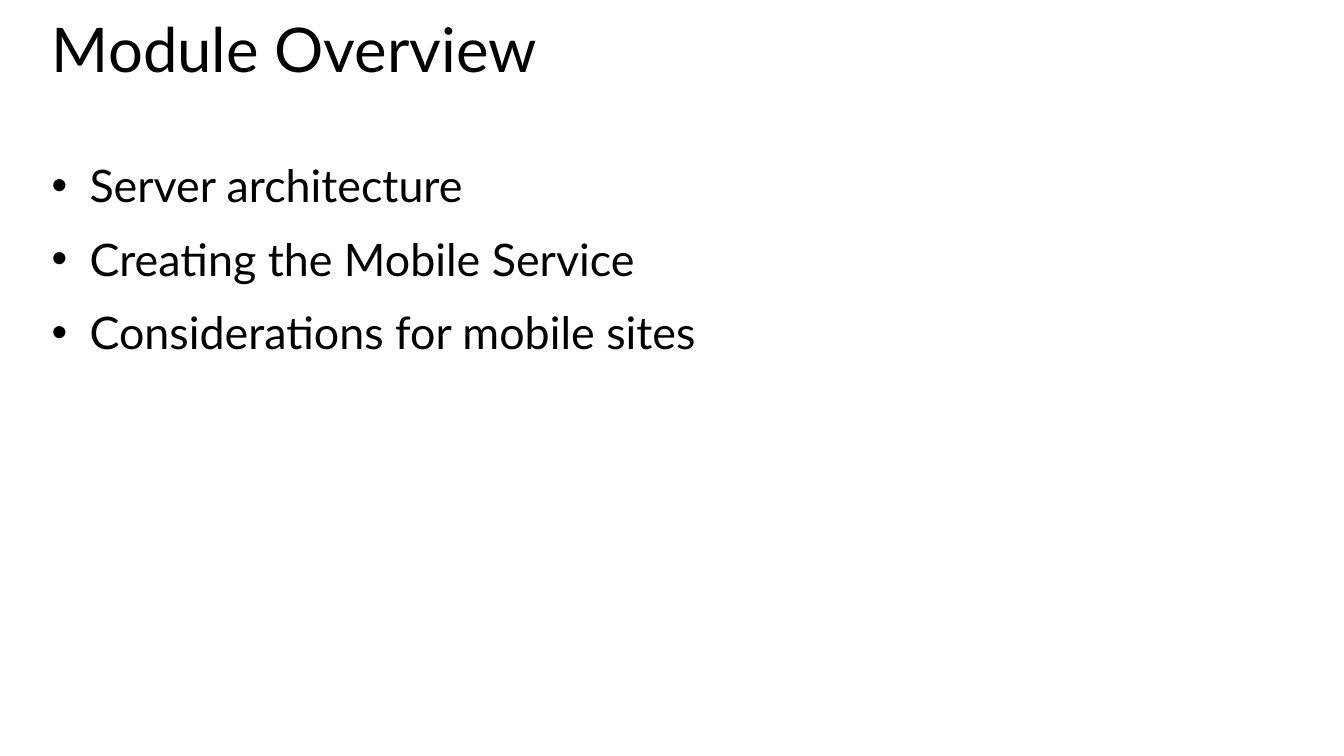
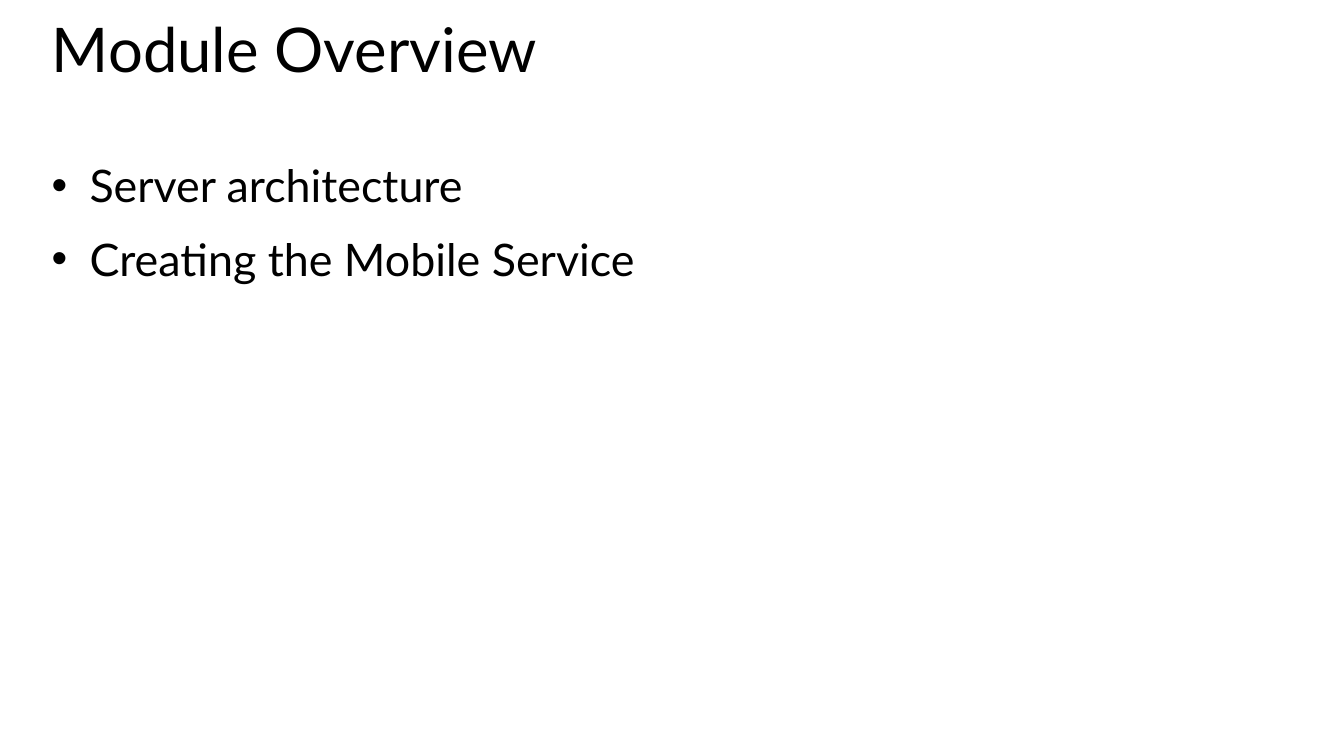
Before and after one commit to CharaD7/FrayedKnot, a slide deck: slide 4 of Slides/M4 Server.pptx. Drawn at 1344x756 pixels with LibreOffice and Linux fonts; fonts in the diff are those of the drawing. Boxes give left, top, right and bottom in pixels: in the first picture for what was removed or moved away, otherwise in the second. Text is boxed around its words. In the diff, an @@ line names an element or a change of style, - is before the commit and + after.

```diff
--- a/Slides/M4 Server.pptx
+++ b/Slides/M4 Server.pptx
@@ text at <box>90,316,695,350</box>: paragraph removed @@
-• Considerations for mobile sites
```
Also in this commit, not shown: 1 other slide changed, 4 slides removed, 11 other files.
